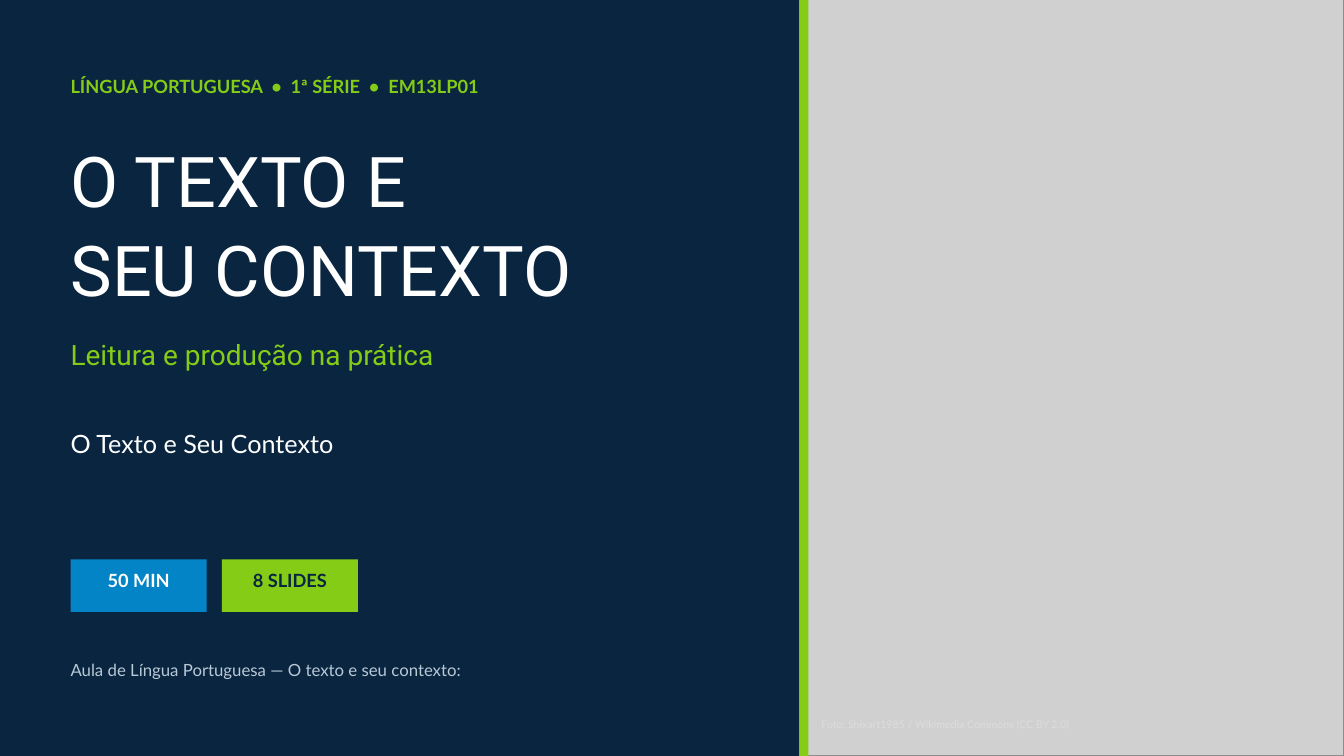
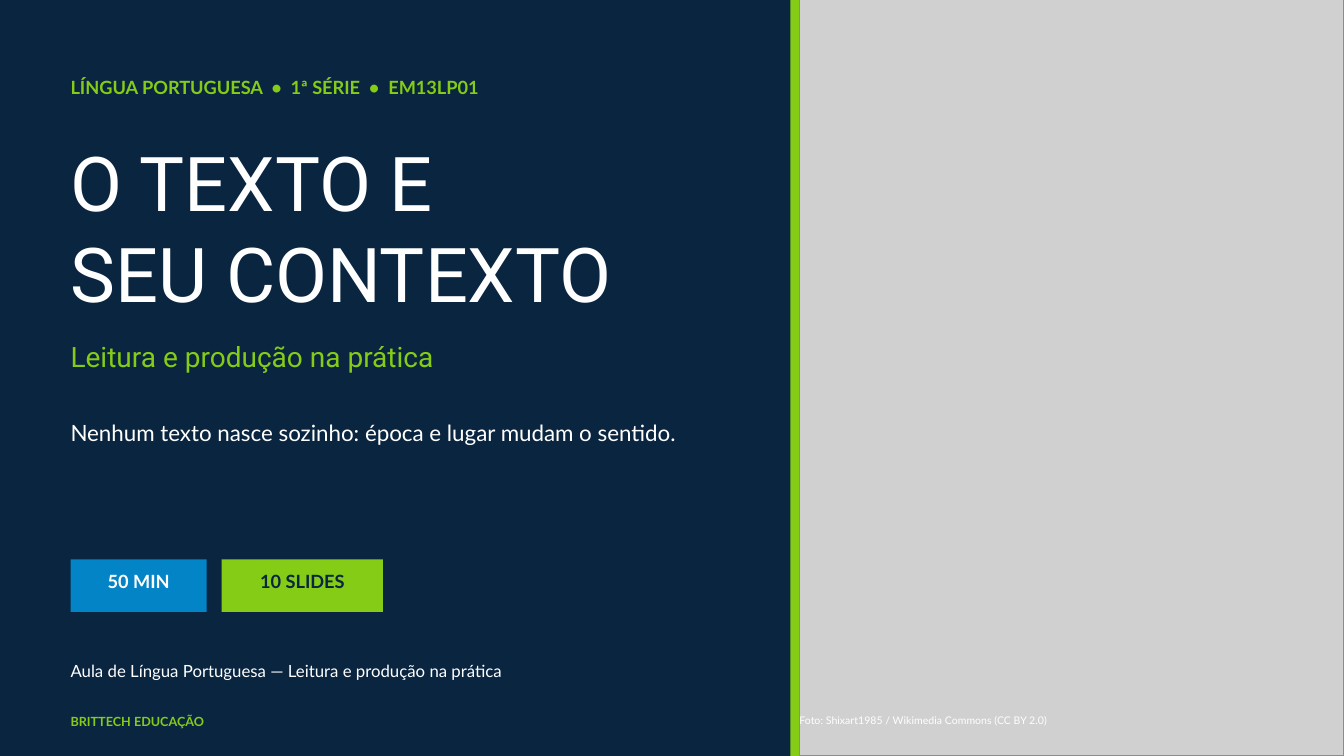
Before and after one commit to thiagollipe-web/brittech-educacao-aulas, a slide deck: slide 1 of ensino-medio/lingua-portuguesa-1serie-texto-contexto.pptx. Drawn at 1344x756 pixels with LibreOffice and Linux fonts; fonts in the diff are those of the drawing; grey boxes stand for pictures. Boxes give left, top, right and bottom in pixels: in the first picture for what was removed or moved away, otherwise in the second. Text is boxed around its words. In the diff, an @@ line names an element or a change of style, - is before the commit and + after.

```diff
--- a/ensino-medio/lingua-portuguesa-1serie-texto-contexto.pptx
+++ b/ensino-medio/lingua-portuguesa-1serie-texto-contexto.pptx
@@ rectangle: place and size @@
-rectangle at bbox=[800, 0, 809, 756]
+rectangle at bbox=[790, 0, 800, 756]
@@ text "O TEXTO E" at bbox=[71, 156, 611, 303]: size 50 to 54 pt; line spacing 1.02 to 1; less space between paragraphs @@
@@ text "Leitura e produção na prática" at bbox=[71, 346, 434, 373]: line spacing 1 to 1.05; less space between paragraphs @@
@@ text removed at bbox=[71, 434, 334, 454] @@
-O Texto e Seu Contexto
@@ text added at bbox=[71, 424, 676, 445], 16 pt, text #FFFFFF @@
+Nenhum texto nasce sozinho: época e lugar mudam o sentido.
@@ rectangle: place and size @@
-rectangle at bbox=[222, 560, 358, 612]
+rectangle at bbox=[222, 560, 383, 612]
@@ text at bbox=[260, 574, 345, 588]: text changed @@
-8 SLIDES
+10 SLIDES
@@ text at bbox=[71, 664, 501, 680]: text changed; text colour #B9C9D6 to #FFFFFF @@
-Aula de Língua Portuguesa — O texto e seu contexto:
+Aula de Língua Portuguesa — Leitura e produção na prática
@@ text added at bbox=[71, 716, 204, 728], 9 pt, text #84CC16, bold @@
+BRITTECH EDUCAÇÃO
@@ text added at bbox=[799, 715, 1047, 727], 7.5 pt, text #FFFFFF @@
+Foto: Shixart1985 / Wikimedia Commons (CC BY 2.0)
```
Also in this commit, not shown: 2 other slides changed, 7 slides added, 5 slides removed, 4 other files.
